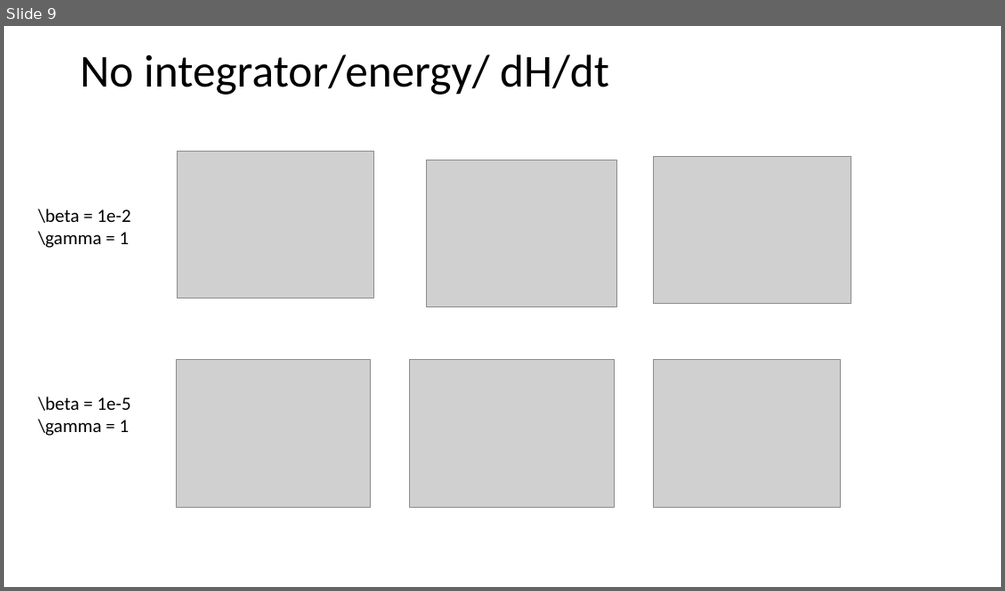
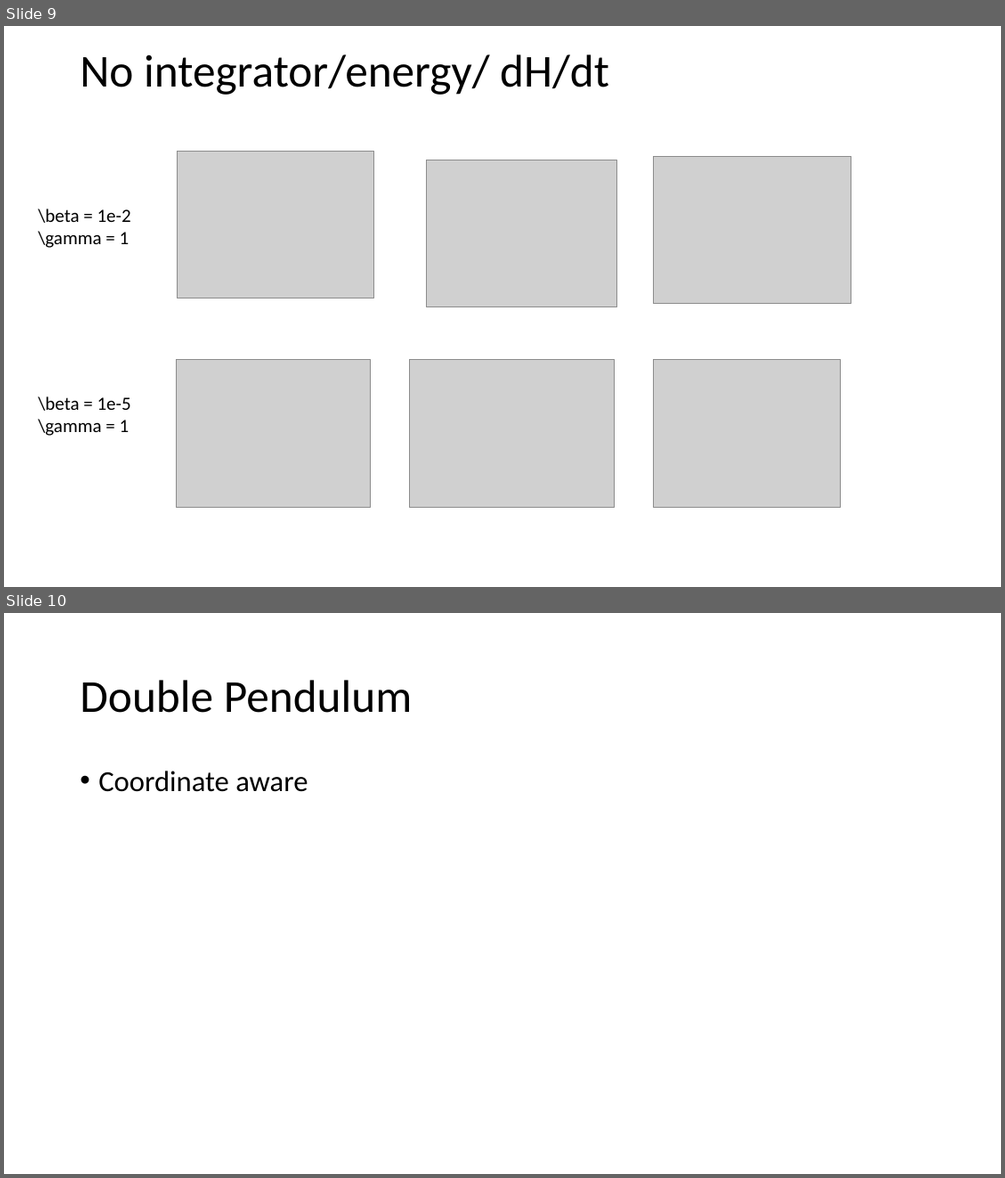
Before and after one commit to shaandesai1/chaos_systems, a slide deck: experiments.pptx. Shown one above the other, each under a label of ours: slide 9 before the commit, slides 9 and 10 after it. The pictures are 1005x591 and 1005x1178 pixels, drawn with LibreOffice and Linux fonts; fonts in the diff are those of the drawing; grey boxes stand for pictures. Boxes give left, top, right and bottom in pixels: in the first picture for what was removed or moved away, otherwise in the second. Text is boxed around its words. In the diff, an @@ line names an element or a change of style, - is before the commit and + after.

```diff
--- a/experiments.pptx
+++ b/experiments.pptx
@@ slide 10 added at bbox=[4, 613, 1001, 1174], background #FFFFFF @@
@@ title added at bbox=[80, 680, 413, 713], 44 pt, text #000000 @@
+Double Pendulum
@@ text added at bbox=[98, 771, 307, 792], 28 pt, text #000000 @@
+• Coordinate aware
```
Also in this commit, not shown: 1 other slide added, 4 other files.
